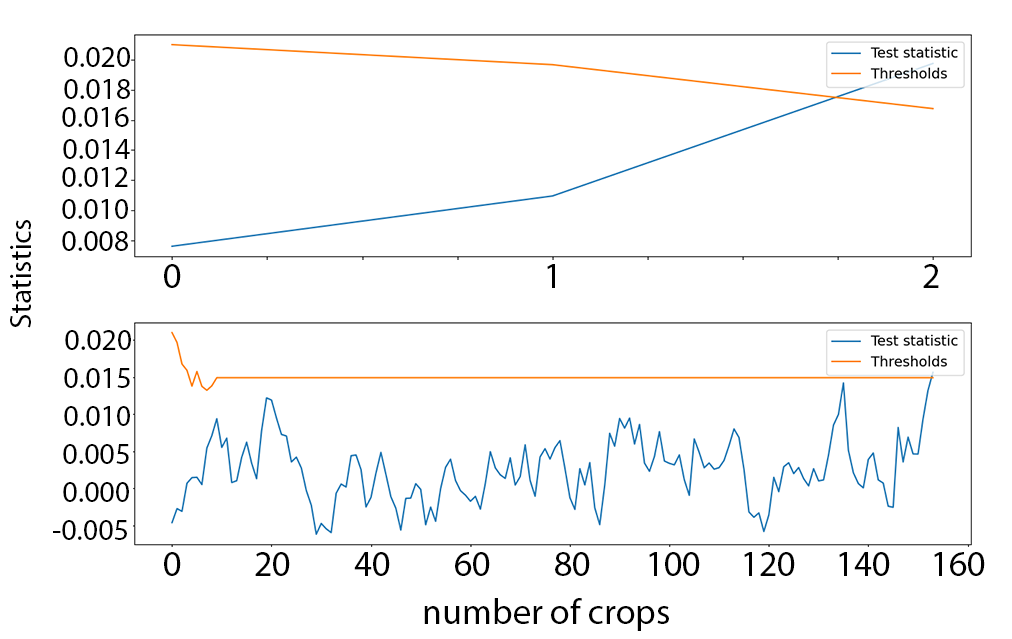
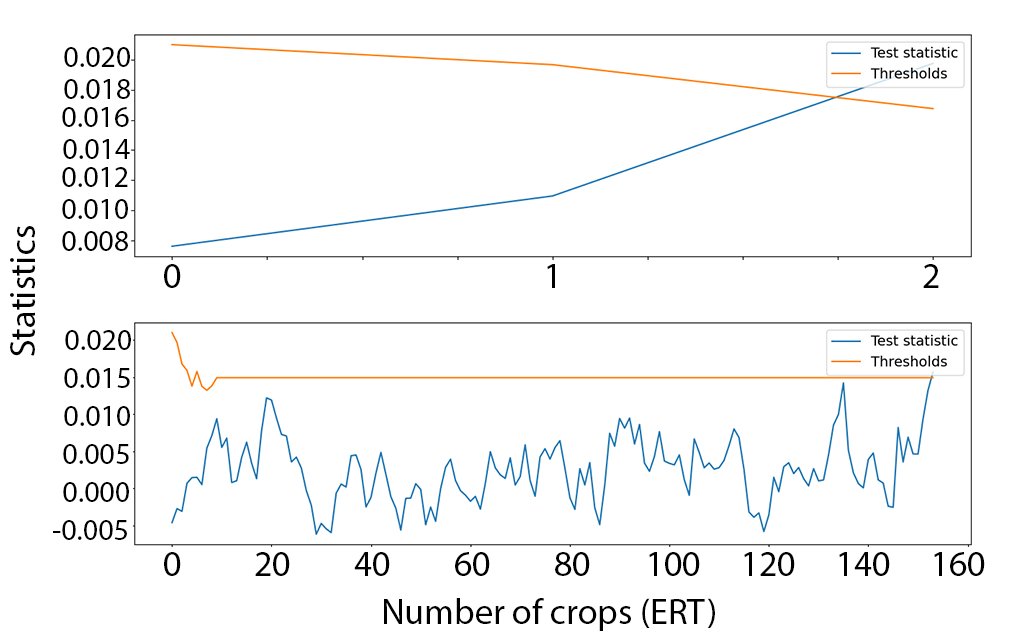
Comparing the layer stacks of the two 1012px x 639px images. Changes:
renamed "number of crops" to "Number of crops (ERT)", painted on it over [384, 598, 715, 631]
painted on "Statistics" over [10, 220, 35, 356]
